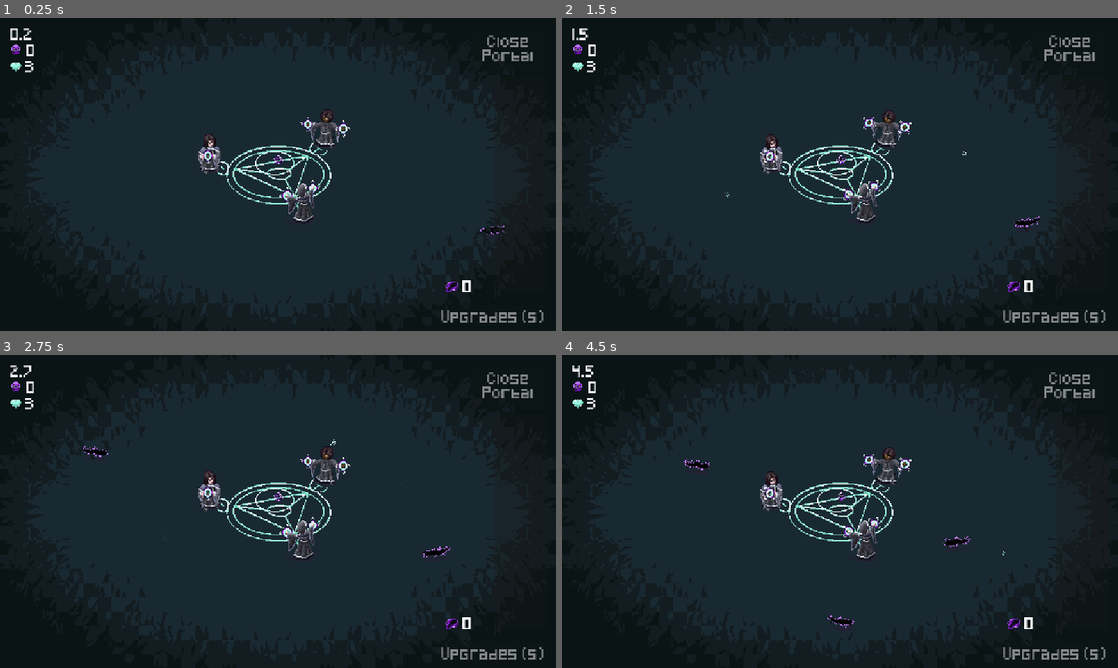
Above: before the commit, frames 1-4 (two rows, left to right).
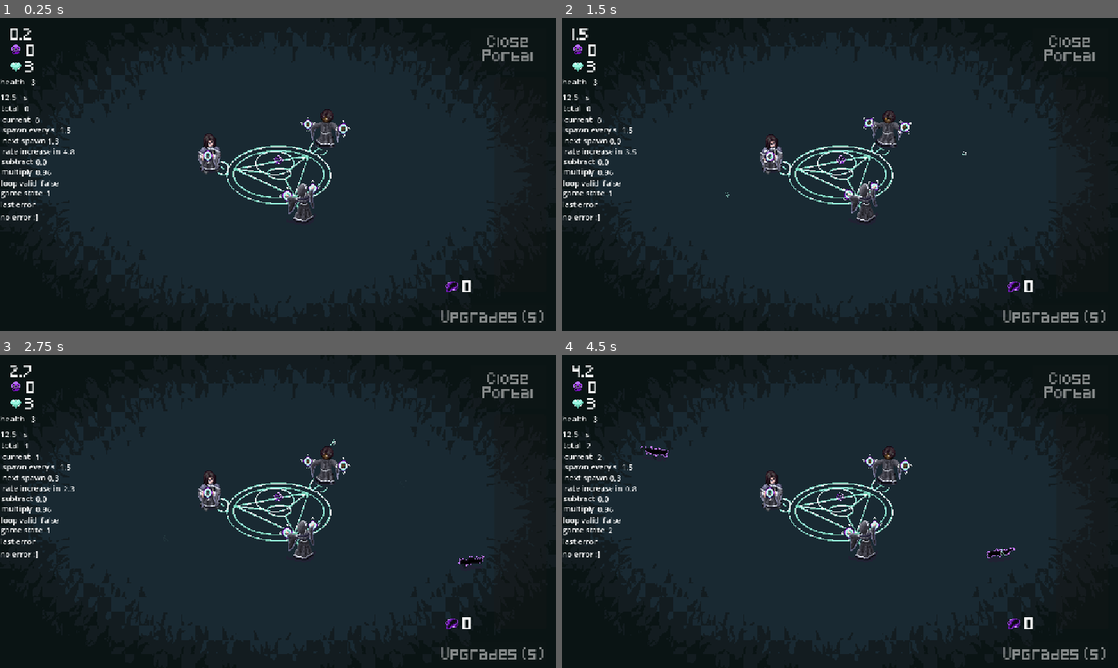
Above: after the commit, the same moments.

Repository: alifeee/loop
Game: Godot game, scene res://scenes/main.tscn
The game is run twice, just before and just after one commit, with the same random seed, the same clock (stepped at 60 frames per second) and the same inputs. The engine's default icon, where the game draws it, is replaced by a stand-in: a white triangle on a blue panel in a dark square.
Inputs (mouse positions are in pixels of both pictures, inside the frame that each line leads up to):
- Up to frame 1 (0.25 s): no input
- Up to frame 2 (1.5 s): move the mouse to (962, 158) at 0.52 s; press the mouse at (962, 158) at 0.53 s; move the mouse to (728, 190) at 1.27 s; release the mouse at (728, 190) at 1.28 s; click (728, 190) at 1.35 s
- Up to frame 3 (2.75 s): move the mouse to (333, 442) at 2.02 s; press the mouse at (333, 442) at 2.03 s
- Up to frame 4 (4.5 s): move the mouse to (812, 574) at 2.77 s; release the mouse at (812, 574) at 2.78 s; click (812, 574) at 2.85 s; move the mouse to (1006, 558) at 3.52 s; press the mouse at (1006, 558) at 3.53 s; tap Space (Pause) at 4.15 s; move the mouse to (673, 464) at 4.27 s; release the mouse at (673, 464) at 4.28 s; click (673, 464) at 4.35 s

The runs differ from the first frame. In frame 1, 0.9% of the frame differs, in the area x 0-91%, y 19-70%; in frame 2, 1.0%; in frame 3, 1.1%; in frame 4, 2.0%, in the area x 0-82%, y 3-88%.

Commit message:
fix game start/reset/resume/etc

Diff:
--- a/scenes/main.tscn
+++ b/scenes/main.tscn
@@ -142,7 +142,6 @@
 
 [node name="SpawnTimer" type="Timer" parent="Spawner"]
 wait_time = 1.5
-autostart = true
 
 [node name="RateTimer" type="Timer" parent="Spawner"]
 
@@ -195,14 +194,14 @@
 script = ExtResource("6_85g3d")
 
 [node name="DebugStats" type="CanvasLayer" parent="."]
-visible = false
 script = ExtResource("5_tefeu")
 
 [node name="stats" type="Control" parent="DebugStats"]
 layout_mode = 3
 anchors_preset = 0
+offset_top = 120.0
 offset_right = 40.0
-offset_bottom = 40.0
+offset_bottom = 160.0
 metadata/_edit_use_anchors_ = true
 
 [node name="TimeLabel" type="Label" parent="DebugStats/stats"]
@@ -414,6 +413,19 @@
 offset_top = 210.0
 offset_right = 159.0
 offset_bottom = 233.0
+
+[node name="GameStateLabel" type="Label" parent="DebugStats/stats"]
+offset_left = 1.0
+offset_top = 230.0
+offset_right = 76.0
+offset_bottom = 253.0
+text = "game state"
+
+[node name="GameState" type="Label" parent="DebugStats/stats"]
+offset_left = 95.0
+offset_top = 231.0
+offset_right = 170.0
+offset_bottom = 254.0
 
 [node name="EndLabel" type="Label" parent="DebugStats"]
 visible = false
--- a/scripts/animated_sprite.gd
+++ b/scripts/animated_sprite.gd
@@ -3,3 +3,4 @@
 func _ready() -> void:
 	Globals.pause_game.connect(pause)
 	Globals.resume_game.connect(play)
+	Globals.end_game.connect(pause)
--- a/scripts/centre.gd
+++ b/scripts/centre.gd
@@ -4,6 +4,11 @@
 
 func _ready() -> void:
 	Globals.player_hit.connect(animate_wizard_death)
+	Globals.reset_game.connect(reset)
+
+func reset() -> void:
+	for wizard in wizards_array:
+		wizard.modulate.a = 1
 
 func _on_body_entered(body: Node2D) -> void:
 	if body is Demon:
--- a/scripts/game_ui.gd
+++ b/scripts/game_ui.gd
@@ -1,7 +1,5 @@
 extends Control
 
-var time_elapsed: float
-var errortween: Tween
 @export var close_button: Button
 @export var shop_button: Button
 @export var progress_bar: ProgressBar
@@ -14,7 +12,6 @@
 	shop_button.disabled = true
 	shop_button.modulate.a = 0.5
 	Globals.end_game.connect(func(): $EndLabel.visible = true)
-	Globals.reset_game.connect(func(): time_elapsed = 0)
 	Globals.reset_game.connect(func(): $EndLabel.visible = false)
 	Globals.reset_game.connect(func(): $EndLabel.text = "you suck!")
 	close_button.pressed.connect(
@@ -22,14 +19,10 @@
 			Globals.endgame()
 			$EndLabel.text = "you s̶u̶c̶k̶ win!"
 	)
-	Globals.start_game.connect(func(): time_elapsed = 0)
 	Globals.start_game.connect(func(): $EndLabel.visible = false)
 
 func _process(delta: float) -> void:
-	# time
-	if Globals.gamestate == Globals.GAMESTATES.PLAYING:
-		time_elapsed += delta
-	$TopLeftUI/Timer/Text.text = str(snapped(time_elapsed, 0.1))
+	$TopLeftUI/Timer/Text.text = str(snapped(Globals.time_elapsed, 0.1))
 	$TopLeftUI/Health/Text.text = str(Globals.player_health)
 	$TopLeftUI/KillCounter/Text.text = str(Globals.total_demons - len(Globals.demons))
 	$Panel/ProgressBar/KillCounter/Text.text = str(Globals.motes)
@@ -37,13 +30,3 @@
 	if Globals.motes >= progress_bar.max_value:
 		close_button.disabled = false
 		close_button.modulate.a = 1
-
-
-func display_error(errortext: String) -> void:
-	var errorlabel = $errors/Error
-	errorlabel.text = errortext
-	if errortween:
-		errortween.kill()
-	errortween = get_tree().create_tween()
-	errorlabel.modulate = Color("#f00")
-	errortween.tween_property(errorlabel, "modulate", Color("#fff"), 0.1)
--- a/scripts/globals.gd
+++ b/scripts/globals.gd
@@ -4,84 +4,83 @@
 enum GAMESTATES {
 	START_SCREEN,
 	PLAYING,
-	PAUSED,
+	SHOPPING,
 	WIN_SCREEN
 }
 var gamestate = GAMESTATES.START_SCREEN
 
-# signals
-signal reset_game
+# game state signals
+signal start_game
 signal pause_game
 signal resume_game
-signal start_game
 signal end_game
+signal reset_game
+# other signals
 signal player_hit(lives_left: int)
 
 # global variables
-@export var INITIAL_PLAYER_HEALTH: int = 3
-var player_health: int = 3
-var total_demons = 0
 var demons: Array[Demon] = []
 var drops: Array[Drop] = []
-var kill_count = 0
-var motes = 0
+# counters
+var player_health: int = 3
+var total_demons: int = 0
+var kill_count: int = 0
+var motes: int = 0
+var time_elapsed: float = 0
 
 func _ready() -> void:
-	reset()
+	#start()
+	pass
+
+func _process(delta: float) -> void:
+	if Globals.gamestate == Globals.GAMESTATES.PLAYING:
+		time_elapsed += delta
 
 func delete_reset_array(ar: Array):
 	for i in ar:
 		i.queue_free()
-
 	ar.clear()
 
-func reset():
-	# normal stuff
-	gamestate = GAMESTATES.START_SCREEN
-	reset_game.emit()
-	print("resetting game")
-	# game stuff
-	player_health = INITIAL_PLAYER_HEALTH
+func start():
+	gamestate = GAMESTATES.PLAYING
+	start_game.emit()
 	## kill mobs
-	total_demons = 0
-	motes = 0
-	delete_reset_array(demons)
-	delete_reset_array(drops)
-
-	## reset timers (in signal)
-	## drop spell (in signal)
-	resume()
-
-func start():
-	gamestate = GAMESTATES.START_SCREEN
-	start_game.emit()
-	player_health = INITIAL_PLAYER_HEALTH
-	## kill mobs
-	total_demons = 0
-	motes = 0
 	delete_reset_array(demons)
 	delete_reset_array(drops)
 	print("starting game")
-
 func pause():
-	gamestate = GAMESTATES.PAUSED
+	gamestate = GAMESTATES.SHOPPING
 	pause_game.emit()
 	print("pausing game")
-
 func resume():
 	gamestate = GAMESTATES.PLAYING
 	resume_game.emit()
 	print("resuming game")
-
 func endgame():
+	gamestate = GAMESTATES.WIN_SCREEN
 	pause()
 	end_game.emit()
-	gamestate = GAMESTATES.WIN_SCREEN
 	var hittables = []
 	hittables.append_array(Globals.demons)
 	for hittable in hittables:
 		hittable.hit(100)
 	print("ending game")
+func reset():
+	gamestate = GAMESTATES.START_SCREEN
+	# normal stuff
+	reset_game.emit()
+	print("resetting game")
+	# game stuff
+	player_health = 3
+	total_demons = 0
+	motes = 0
+	time_elapsed = 0
+	## kill mobs
+	delete_reset_array(demons)
+	delete_reset_array(drops)
+	## reset timers (in player script)
+	## drop spell (in portal script)
+	resume()
 
 func hit_player(damage: int):
 	player_health -= 1
--- a/scripts/player.gd
+++ b/scripts/player.gd
@@ -46,9 +46,22 @@
 	packed_loop_segment = preload("res://scenes/loop_segment.tscn")
 
 func _ready() -> void:
+	Globals.start_game.connect(start)
+	Globals.pause_game.connect(pause)
+	Globals.resume_game.connect(resume)
+	Globals.end_game.connect(pause)
 	Globals.reset_game.connect(reset)
+	Globals.start()
+
+func start():
 	if CONTINUOUS_CASTING:
 		pick_up_spell(get_viewport().get_mouse_position())
+func pause():
+	drop_spell()
+func resume():
+	pass
+func reset():
+	drop_spell()
 
 func _process(delta: float) -> void:
 	# check for validity every frame
@@ -57,6 +70,8 @@
 	#   once loop is valid, it stays valid
 	#   ...and the centroid calculation uses only the first loop
 	##### THIS IS A MESS - DO NOT CHANGE WITHOUT GOOD TESTING #####
+	if Globals.gamestate != Globals.GAMESTATES.PLAYING:
+		return
 	if CONTINUOUS_CASTING:
 		check_and_spawn_spell()
 	if len(mouse_positions) > 0:
@@ -73,9 +88,6 @@
 			make_spell_invalid()
 	else:
 		make_spell_invalid()
-
-func reset():
-	drop_spell()
 
 func make_spell_invalid():
 	for sparkle in loop_segments:
@@ -200,18 +212,23 @@
 
 func _input(event):
 	# reset game
-	if event.is_action_pressed("Reset") and not is_held:
+	if event.is_action_pressed("Reset"):
+		print("press reset!")
 		Globals.reset()
+		Globals.start()
 	# pause game
-	elif event.is_action_pressed("Pause") and not is_held:
+	if event.is_action_pressed("Pause"):
 		# is playing, pause
 		if Globals.gamestate == Globals.GAMESTATES.PLAYING:
 			Globals.pause()
 		# if paused, play
-		elif Globals.gamestate == Globals.GAMESTATES.PAUSED:
+		elif Globals.gamestate == Globals.GAMESTATES.SHOPPING:
 			Globals.resume()
+	# no looping unless playing ! >:(
+	if Globals.gamestate != Globals.GAMESTATES.PLAYING:
+		return
 	# start looping!
-	elif event is InputEventMouseButton and event.is_pressed() and event.is_action_pressed("Magic"):
+	if event is InputEventMouseButton and event.is_pressed() and event.is_action_pressed("Magic"):
 		if Globals.gamestate == Globals.GAMESTATES.PLAYING:
 			pick_up_spell(event.position)
 	# stop looping!
--- a/scripts/portal.gd
+++ b/scripts/portal.gd
@@ -18,41 +18,41 @@
 var packeddemon: PackedScene
 
 func _ready() -> void:
+	packeddemon = preload("res://scenes/demon.tscn")
 	# save vars
+	# spawn demon immediately
+	#_on_timer_timeout()
+
+	# rate
 	timer_initial_wait = timer.wait_time
-	# packed
-	packeddemon = preload("res://scenes/demon.tscn")
-	# spawn demon immediately
-	_on_timer_timeout()
+	ratetimer.wait_time = rate_every_s
+	ratetimer.timeout.connect(increase_rate)
 
 	# signals
+	Globals.start_game.connect(start)
+	Globals.pause_game.connect(pause)
+	Globals.resume_game.connect(resume)
+	Globals.end_game.connect(pause)
 	Globals.reset_game.connect(reset)
-	Globals.pause_game.connect(pause_timer)
-	Globals.resume_game.connect(resume_timer)
-	Globals.end_game.connect(pause_timer)
-	# rate
-	ratetimer.wait_time = rate_every_s
-	ratetimer.stop()
+
+func start() -> void:
+	print("starting!")
+	timer.start()
 	ratetimer.start()
-	ratetimer.timeout.connect(increase_rate)
-
+func pause() -> void:
+	timer.paused = true
+	ratetimer.paused = true
+func resume() -> void:
+	timer.paused = false
+	ratetimer.paused = false
 func reset() -> void:
 	timer.wait_time = timer_initial_wait
 	timer.stop()
-	timer.start()
 	ratetimer.stop()
-	ratetimer.start()
 
 func increase_rate() -> void:
 	var new_time = (timer.wait_time - rate_subtract_s) * rate_multiply
 	timer.wait_time = max(new_time, rate_minimum_s)
-
-func pause_timer() -> void:
-	timer.paused = true
-	ratetimer.paused = true
-func resume_timer() -> void:
-	timer.paused = false
-	ratetimer.paused = false
 
 func _on_timer_timeout() -> void:
 	var newdemon: Demon = packeddemon.instantiate()
--- a/scripts/userinterface.gd
+++ b/scripts/userinterface.gd
@@ -40,6 +40,9 @@
 	# loop validity
 	$stats/LoopValid.text = str($"..".is_valid)
 
+	# game state
+	$stats/GameState.text = str(Globals.gamestate)
+
 func display_error(errortext: String) -> void:
 	var errorlabel = $errors/Error
 	errorlabel.text = errortext
